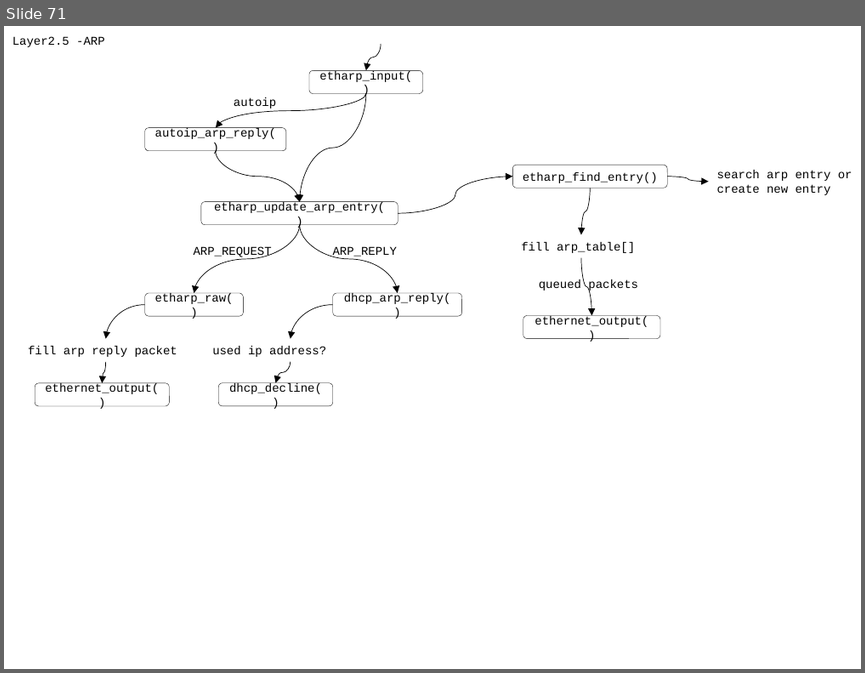
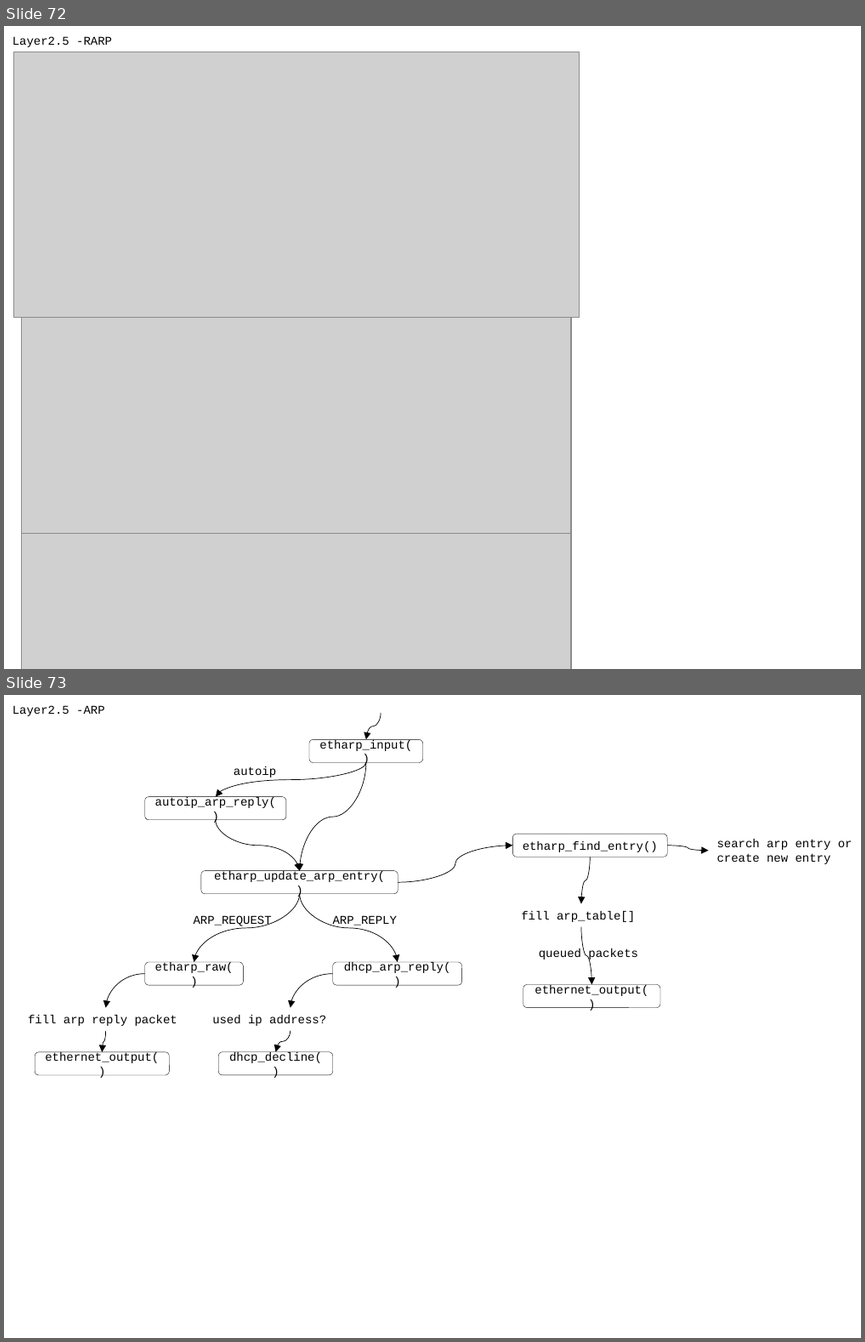
Before and after one commit to movetobe/xxx, a slide deck: xxx.pptx. Shown one above the other, each under a label of ours: slide 71 before the commit, slides 72 and 73 after it. The pictures are 865x673 and 865x1342 pixels, drawn with LibreOffice and Linux fonts; fonts in the diff are those of the drawing; grey boxes stand for pictures. Boxes give left, top, right and bottom in pixels: in the first picture for what was removed or moved away, otherwise in the second. Text is boxed around its words. In the diff, an @@ line names an element or a change of style, - is before the commit and + after.

```diff
--- a/xxx.pptx
+++ b/xxx.pptx
@@ slide 72 added at box(4, 26, 861, 669), background #FFFFFF @@
@@ text added at box(12, 36, 112, 47), 10 pt, text #000000 @@
+Layer2.5 -RARP
@@ picture added at box(13, 52, 579, 317) @@
@@ picture added at box(21, 318, 570, 533) @@
@@ picture added at box(21, 530, 570, 669) @@
@@ what was slide 71 is now slide 73 @@
```
Also in this commit, not shown: 3 slides changed, 1 other slide added, 10 other files.
